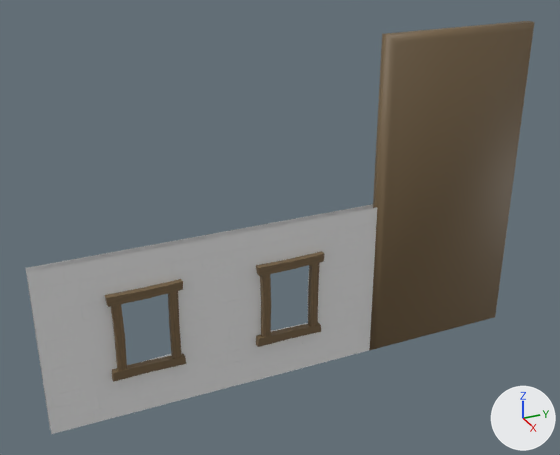
The FBX model Assets/Stylized_Egypt/Meshes/building/SM_wall_02.fbx as it was, and as the next commit left it.
Both versions are drawn from a 50 mm lens placed at (14.56, -9.03, 11.17), pointed at (-0.06, -2.45, 3.86). The axes (+X, +Y, +Z) are drawn at lower right. The lights are the same throughout. Where no turn or scale is listed for an object, it has been applied to the vertices.

Objects in the first picture: 'SM_wall_02', 'SM_wall_02_ConvexHulls'.
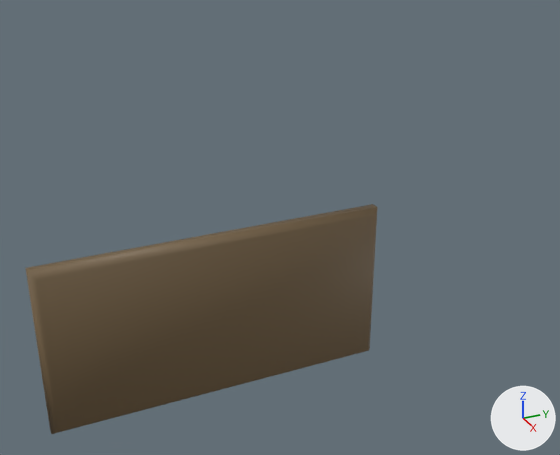
Changed parts and their boxes [x1, y1, x2, y2] in the pictures (560 x 455 px):
'SM_wall_02_ConvexHulls', moved, rescaled (113% wider, 30% shorter): before [369, 21, 534, 350]; after [25, 204, 377, 434]
'SM_wall_02', unchanged, covered by the edit: before [26, 204, 377, 434]

What changed in the scene script:
```text
Change ob_sm_wall_02_convexhulls:
    add ob_sm_wall_02_convexhulls.parent = ob_sm_wall_268
    ob_sm_wall_02_convexhulls.scale: (0.01, 0.01, 0.01) -> (1.0, 1.0, 1.0)
Add ob_sm_wall_268:
    ob_sm_wall_268 = bpy.data.objects.new('SM_wall_268', None)
    ob_sm_wall_268.location = (0.0, 0.0, 0.0)
    ob_sm_wall_268.rotation_euler = (1.571, 0.0, 0.0)  # degrees (90, 0, 0)
    ob_sm_wall_268.scale = (0.01, 0.01, 0.01)
```
